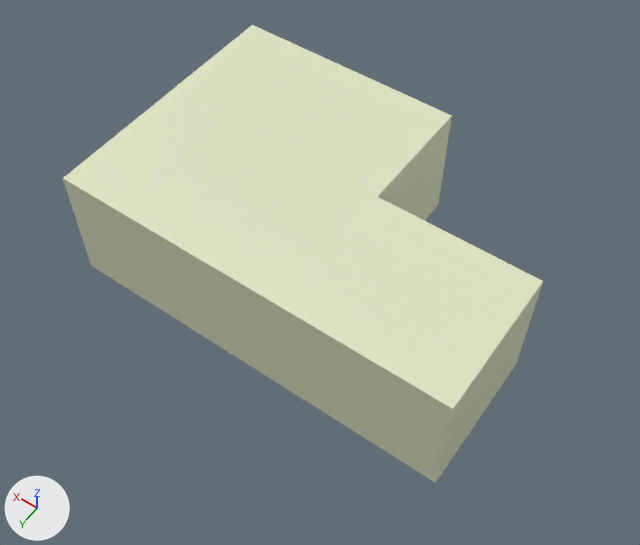
A saved change to the FBX model Isolation-GoDot/Models/Living-Room/Room.fbx.
Before and after are seen from a 50 mm lens placed at (-2.47, 6.46, 13.25), pointed at (3.16, -1.42, 0.87). The lights are fixed; the arrows at lower left show +X, +Y and +Z.
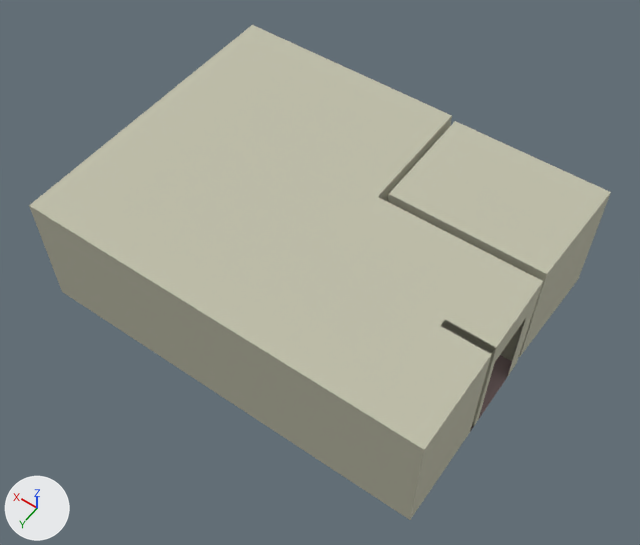
Changed parts and their boxes [x1, y1, x2, y2] in the pictures (640 x 545 px):
'Cube', reshaped (21% wider, 8% taller): before [63, 25, 543, 483]; after [29, 25, 611, 520]
part 1 of me_cube_018, built on: before [278, 197, 543, 481]; after [247, 121, 611, 520]
part 2 of me_cube_018, recoloured (white to grey): [63, 25, 452, 306] in both

What the commit changed:
Material 'Walls' (mat_walls) is new.
Its base color is (0.527, 0.521, 0.402) (light grey #c0bfaa).
Its roughness is 0.917.
me_cube_018 is used by ob_cube; location (-0.43, 0.43, 0.0).
me_cube_018 had 20 vertices, 17 faces and spanned x 0.0..7.62, y -5.18..0.0, z 0.0..2.38.
me_cube_018 now has 48 vertices, 39 faces and spans x -0.07..7.62, y -5.18..0.76, z 0.0..2.38.
Part 1, on me_cube_018:
4 faces are deleted.
6 vertices in x 0.0..7.62, y 0.0, z 0.0..2.38 move by (0.0, 0.76, 0.0).
14 vertices are added at x -0.07..2.93, y -5.09..-1.1, z 0.0.
8 new vertices lie (0.0, 0.0, 2.38) away from vertices in x -0.07..2.93, y -5.09..-1.1, z 0.0.
6 new vertices lie (0.0, 0.0, 1.8) away from vertices in x 0.0..2.03, y -2.9..-1.38, z 0.0.
22 new faces join them, mat_walls (light grey #c0bfaa).
4 new faces join them, mat_legs (grey #937e7e).
me_cube_018 part 2: 11 faces spanning x 0.0..7.62, y -5.18..0.76, z 0.0..2.38 switch from mat_material (white #e3e7c6) to mat_walls (light grey #c0bfaa).
